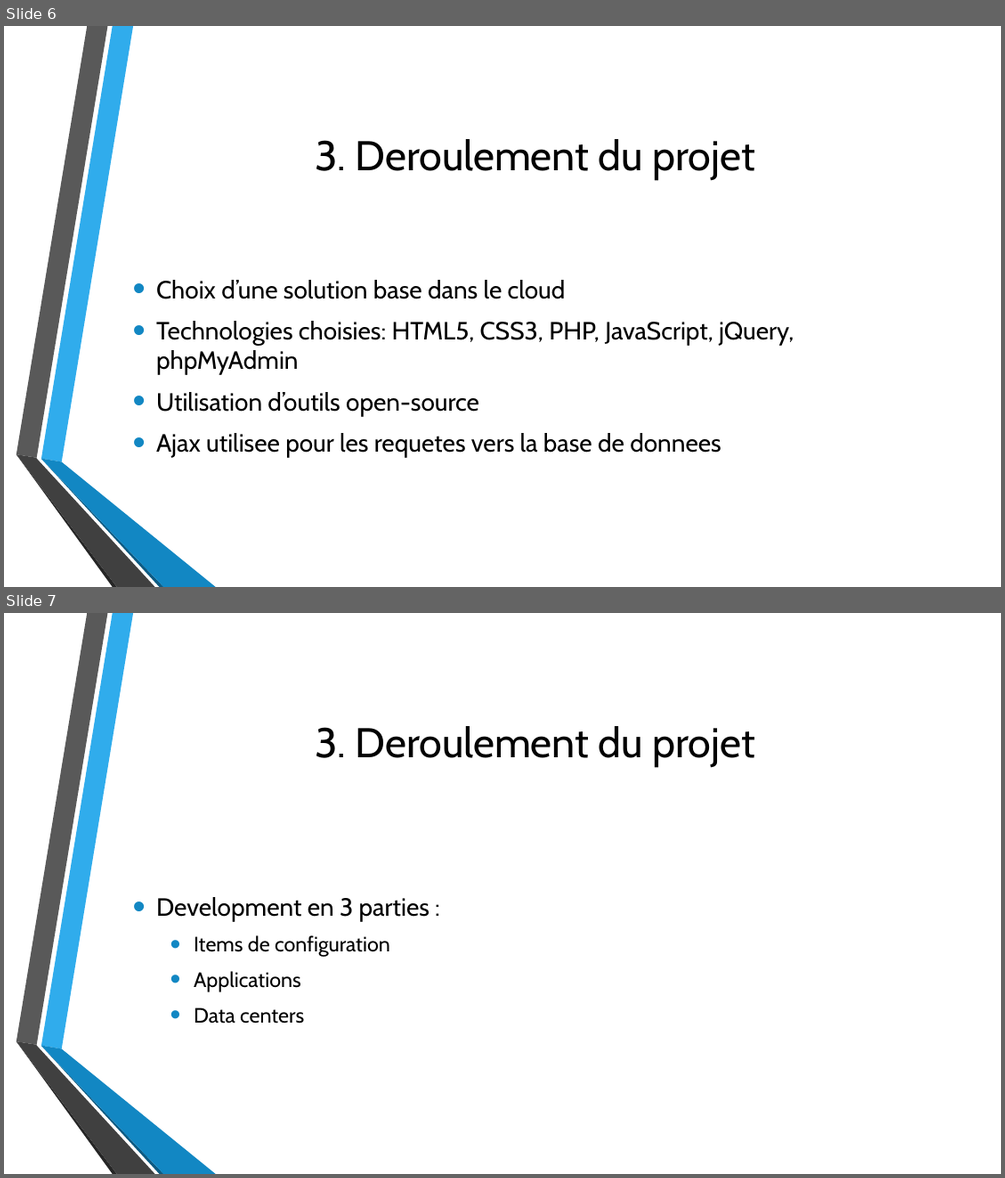
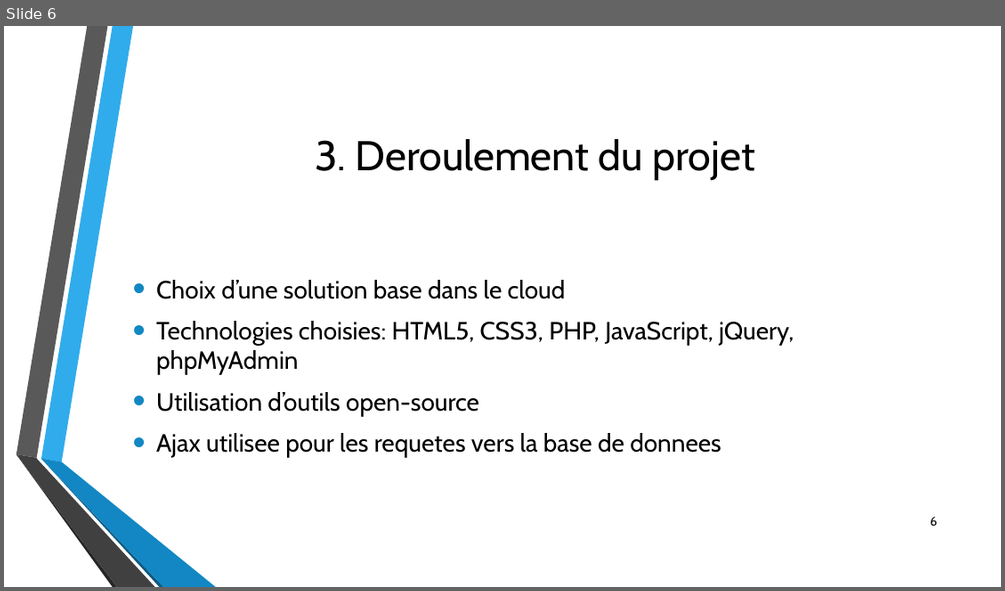
Before and after one commit to davidrubino/cmdb, a slide deck: report/cmdb.pptx. Shown one above the other, each under a label of ours: slides 6 and 7 before the commit, slide 6 after it. The pictures are 1005x1178 and 1005x591 pixels, drawn with LibreOffice and Linux fonts; fonts in the diff are those of the drawing; background and template pictures are left out. Boxes give left, top, right and bottom in pixels: in the first picture for what was removed or moved away, otherwise in the second. Text is boxed around its words. In the diff, an @@ line names an element or a change of style, - is before the commit and + after.

```diff
--- a/report/cmdb.pptx
+++ b/report/cmdb.pptx
@@ slide 7 removed at (x1=4, y1=613, x2=1001, y2=1174), background picture (left out); not listed: 6 template elements that a slide beside it also shows @@
@@ title removed at (x1=315, y1=726, x2=755, y2=767) @@
-3. Deroulement du projet
@@ text removed at (x1=156, y1=897, x2=429, y2=1023) @@
-• Development en 3 parties :
-  • Items de configuration
-  • Applications
-  • Data centers
@@ slide 6 changed as well @@
@@ page number added at (x1=930, y1=516, x2=937, y2=525), 12 pt, text #000000 @@
+6
```
Also in this commit, not shown: 16 other slides changed, 3 other files.
